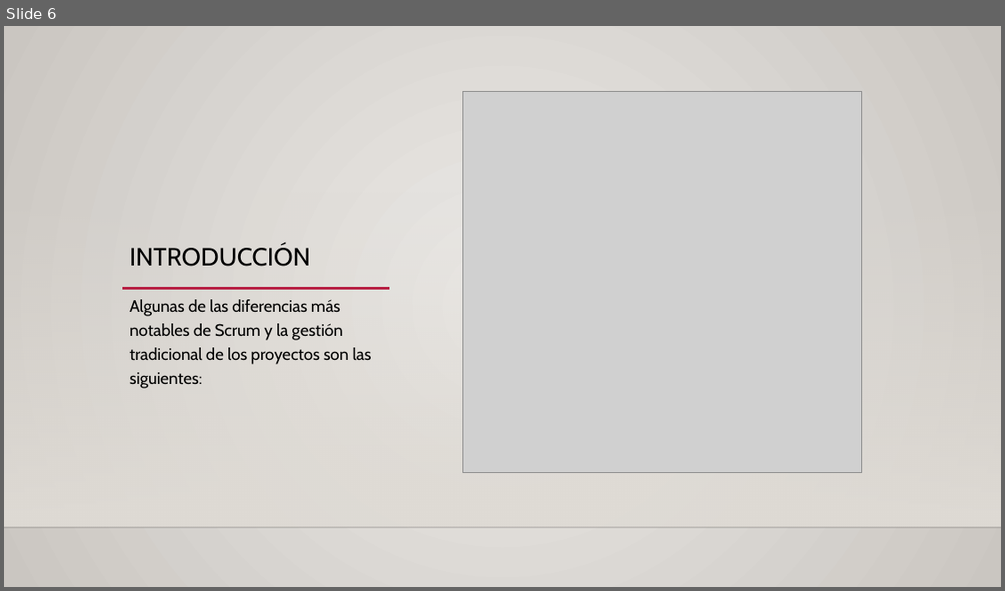
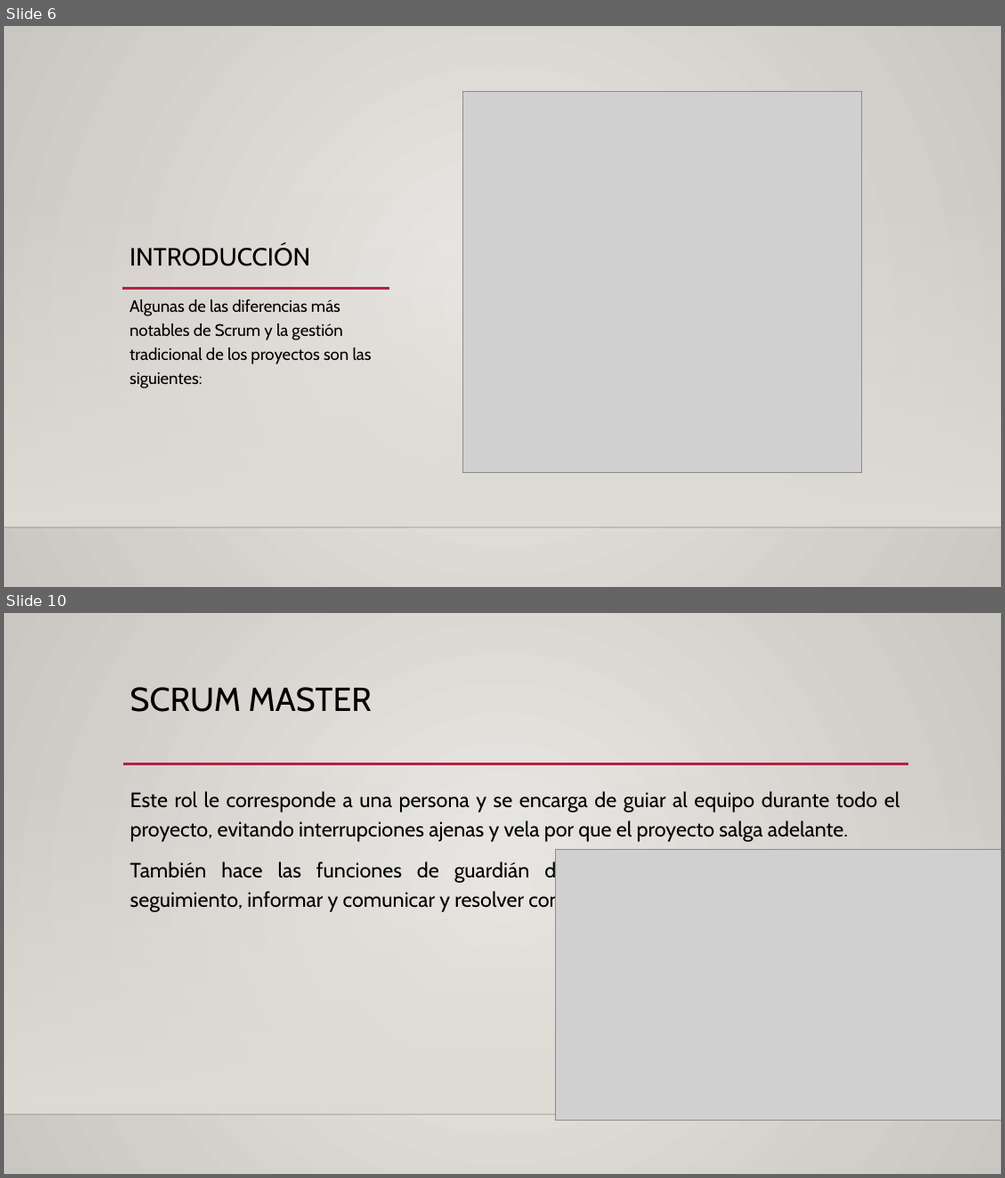
Before and after one commit to Kerjox/EDD_1h, a slide deck: Bloque_01-Rubrica_01/Metodología scrum.pptx. Shown one above the other, each under a label of ours: slide 6 before the commit, slides 6 and 10 after it; the slides between them are not shown. The pictures are 1005x591 and 1005x1178 pixels, drawn with LibreOffice and Linux fonts; fonts in the diff are those of the drawing; grey boxes stand for pictures; background and template pictures are left out. Boxes give left, top, right and bottom in pixels: in the first picture for what was removed or moved away, otherwise in the second. Text is boxed around its words. In the diff, an @@ line names an element or a change of style, - is before the commit and + after.

```diff
--- a/Bloque_01-Rubrica_01/Metodología scrum.pptx
+++ b/Bloque_01-Rubrica_01/Metodología scrum.pptx
@@ slide 10 added at <box>4,613,1001,1174</box>, background gradient #ECEAE7 to #CAC7C1; not listed: 2 template elements that a slide beside it also shows @@
@@ title added at <box>130,687,372,712</box>, 32 pt, text #000000 @@
+SCRUM MASTER
@@ line added from (123, 764) to (909, 764), #B71E42 2.5 pt @@
@@ text added at <box>130,791,899,912</box>, 20 pt, text #000000 @@
+Este rol le corresponde a una persona y se encarga de guiar al equipo durante todo el proyecto, evitando interrupciones ajenas y vela por que el proyecto salga adelante.
+También hace las funciones de guardián de la metodología, monitorización y seguimiento, informar y comunicar y resolver conflictos o impedimentos.
@@ picture added at <box>555,850,1001,1121</box> @@
```
Also in this commit, not shown: 1 slide changed, 2 other slides added.
